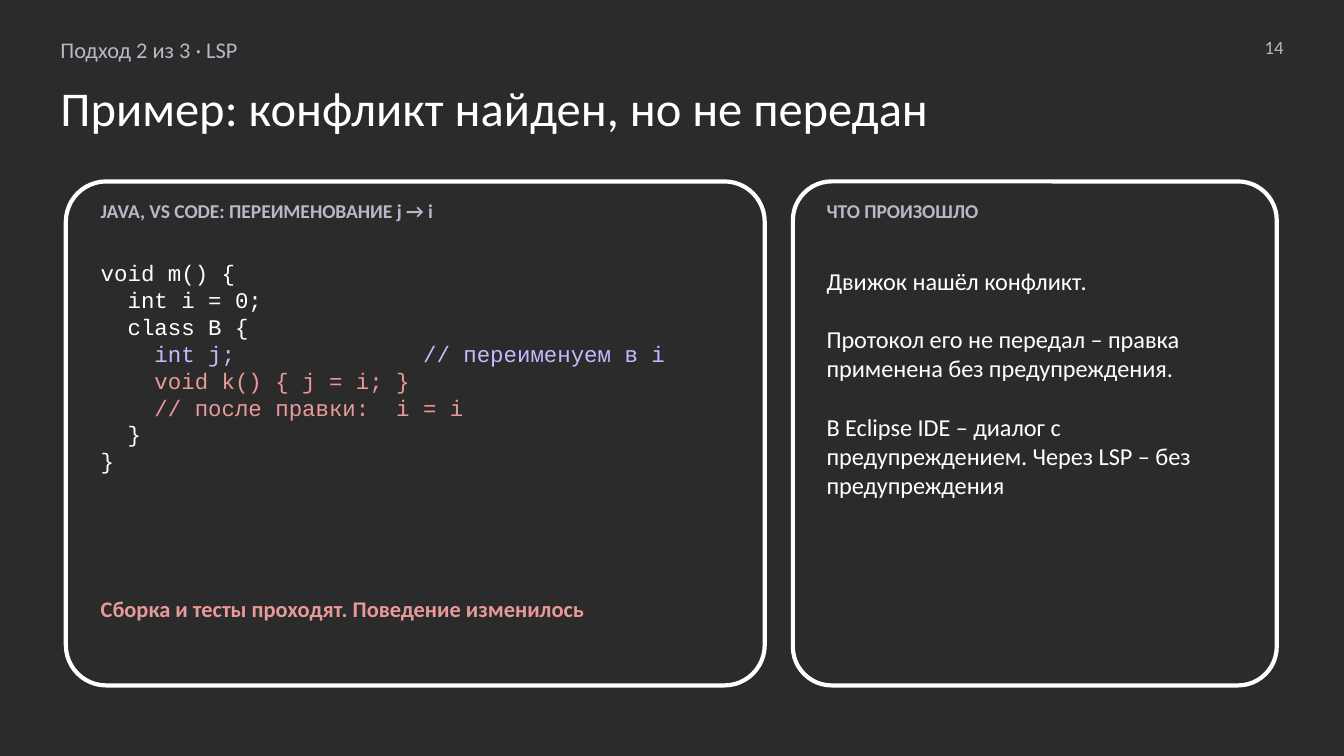
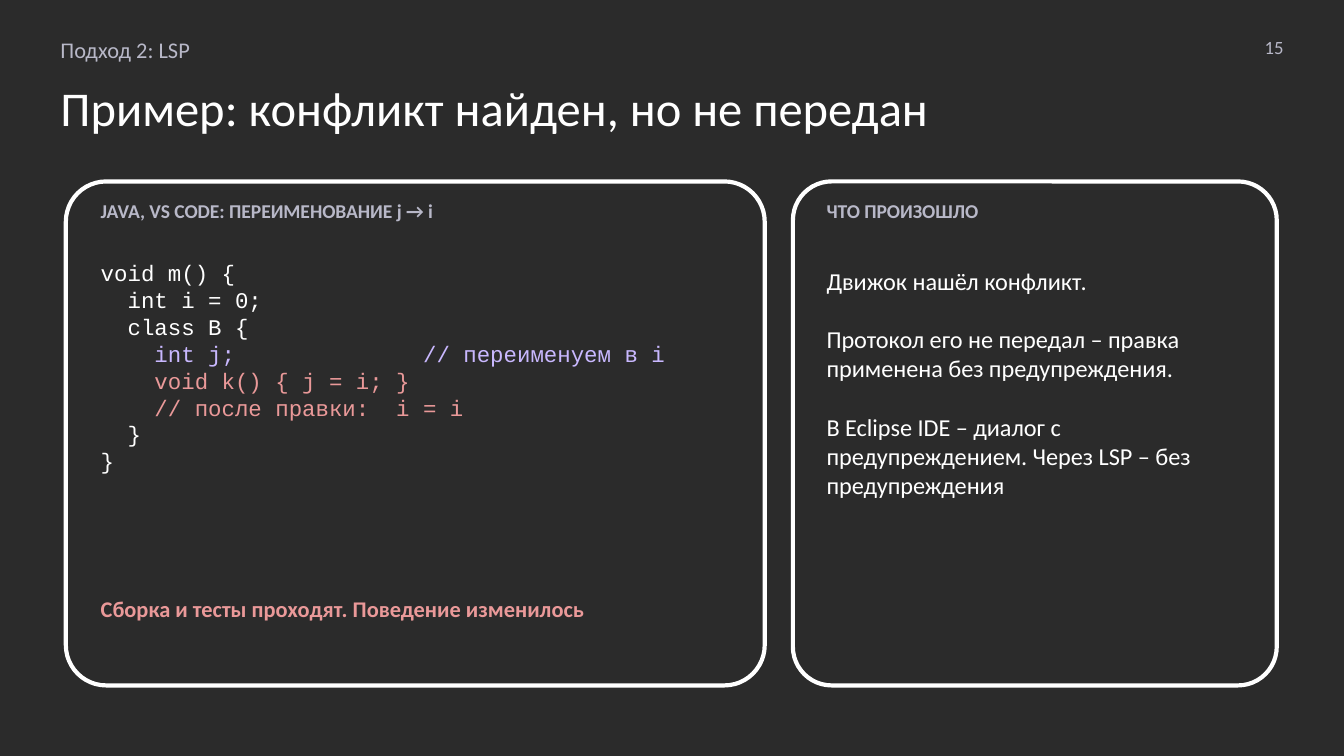
Before and after one commit to MchKosticyn/ide-refactoring-in-ai-agents, a slide deck: slide 15 of Доклад_ Рефакторинг в ИИ-агентах.pptx (slide 14 before the commit). Drawn at 1344x756 pixels with LibreOffice and Linux fonts; fonts in the diff are those of the drawing; background and template pictures are left out; a plain dark background stands for a picture behind light text. Boxes give left, top, right and bottom in pixels: in the first picture for what was removed or moved away, otherwise in the second. Text is boxed around its words. In the diff, an @@ line names an element or a change of style, - is before the commit and + after.

```diff
--- a/Доклад_ Рефакторинг в ИИ-агентах.pptx
+++ b/Доклад_ Рефакторинг в ИИ-агентах.pptx
@@ text at bbox=[60, 43, 190, 62]: text changed @@
-Подход 2 из 3 · LSP
+Подход 2: LSP
@@ text at bbox=[1265, 42, 1284, 54]: text changed @@
-14
+15
```
Also in this commit, not shown: 22 other slides changed, 2 slides added, 4 slides removed, 2 other files.
